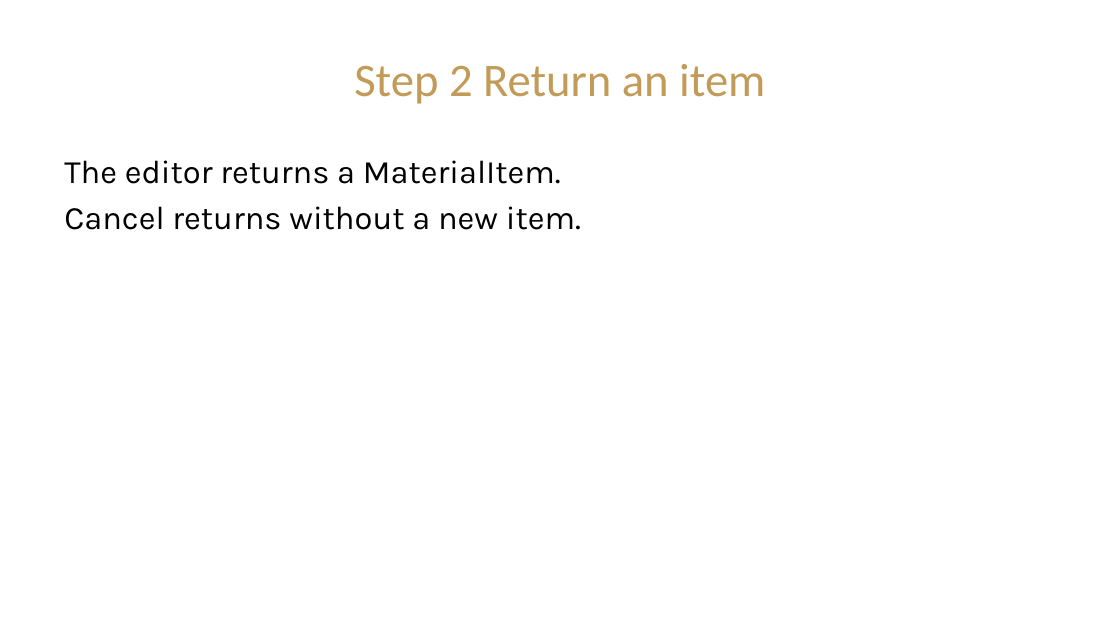
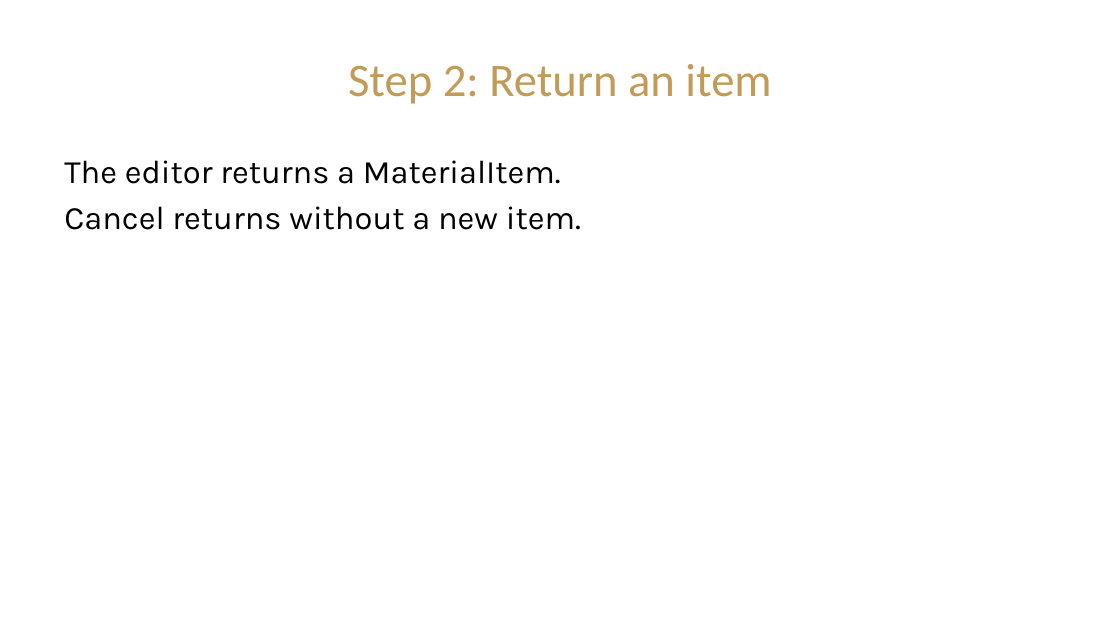
Before and after one commit to CIST-2220-Fall-2026/ProjectCostEstimator-RJG, a slide deck: slide 5 of Presentations/Module_2_Bill_of_Materials_Presentation.pptx (slide 3 before the commit). Drawn at 1120x630 pixels with LibreOffice and Linux fonts; fonts in the diff are those of the drawing; background and template pictures are left out. Boxes give left, top, right and bottom in pixels: in the first picture for what was removed or moved away, otherwise in the second. Text is boxed around its words. In the diff, an @@ line names an element or a change of style, - is before the commit and + after.

```diff
--- a/Presentations/Module_2_Bill_of_Materials_Presentation.pptx
+++ b/Presentations/Module_2_Bill_of_Materials_Presentation.pptx
@@ title at box(348, 64, 771, 104): text changed @@
-Step 2 Return an item
+Step 2: Return an item
```
Also in this commit, not shown: 12 other slides changed, 4 slides added, 1 slide removed, 11 other files.
